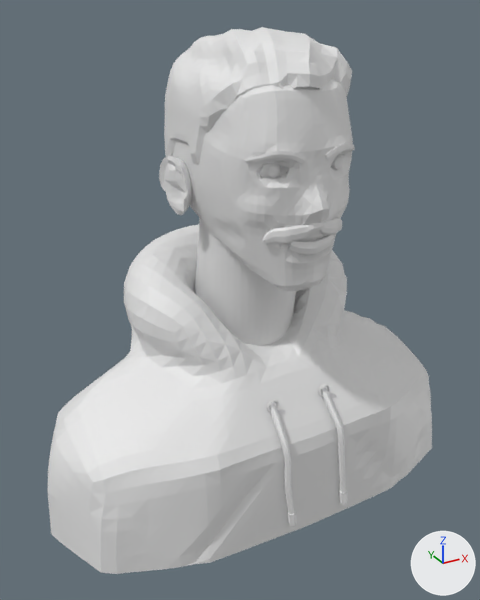
Two versions of the Blender file blender/dylan-bust.blend, one commit apart.
The view is the same before and after, from a 50 mm lens placed at (-0.317, -0.545, 0.122), pointed at (-0.013, 0.008, -0.154). Lighting does not change. The marker at lower right points along +X, +Y and +Z. The first picture is the older version.

Objects in the first picture: 'Brows', 'Drawstrings', 'Ears', 'Hair', 'Head', 'Hoodie', 'Moustache' and 2 more.
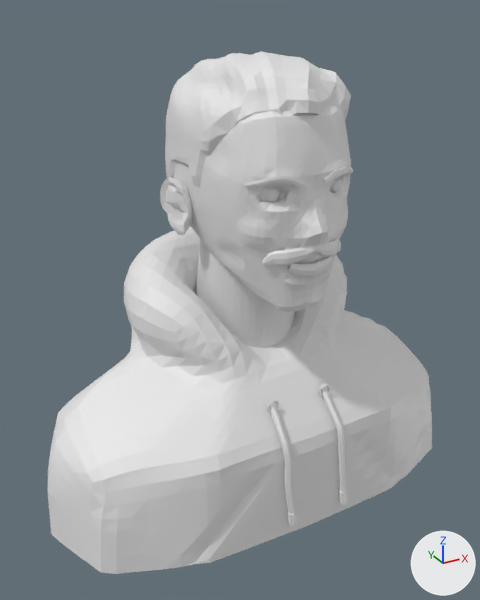
Changed parts and their boxes (x1, y1, x2, y2) in the pictures (480 x 600 px):
'Head', moved: before (173, 79, 353, 346); after (174, 104, 351, 348)
'Hair', moved: before (164, 27, 352, 166); after (165, 51, 351, 188)
'Moustache', moved: before (262, 217, 342, 244); after (262, 239, 341, 266)
'Ears', moved: before (159, 156, 192, 215); after (160, 177, 192, 235)

Patch to the scene script:
```diff
--- a/blender/dylan-bust.blend.py
+++ b/blender/dylan-bust.blend.py
@@ me_head @@
 # used by ob_head; location = (0.0, 0.0, 0.0)
-me_head.from_pydata(...)  # 3326 vertices, 3299 faces; spans x -0.068..0.068, y -0.111..0.107, z -0.24..0.087
+me_head.from_pydata(...)  # 3326 vertices, 3299 faces; spans x -0.068..0.068, y -0.111..0.107, z -0.26..0.067
+# me_head part 1: the whole mesh is moved by (0.0, 0.0, -0.02)
@@ me_ears @@
 # used by ob_ears; location = (0.0, 0.0, 0.0)
-me_ears.from_pydata(...)  # 286 vertices, 282 faces; spans x -0.088..0.088, y -0.002..0.031, z -0.055..0.0
+me_ears.from_pydata(...)  # 286 vertices, 282 faces; spans x -0.088..0.088, y -0.002..0.031, z -0.075..-0.02
+# me_ears part 2: the whole mesh is moved by (0.0, 0.0, -0.02)
@@ me_hair @@
 # used by ob_hair; location = (0.0, 0.0, 0.0)
-me_hair.from_pydata(...)  # 914 vertices, 872 faces; spans x -0.071..0.074, y -0.09..0.11, z -0.067..0.107
+me_hair.from_pydata(...)  # 914 vertices, 872 faces; spans x -0.071..0.074, y -0.09..0.11, z -0.087..0.087
+# me_hair part 3: the whole mesh is moved by (0.0, 0.0, -0.02)
@@ me_moustache @@
 # used by ob_moustache; location = (0.0, 0.0, 0.0)
-me_moustache.from_pydata(...)  # 202 vertices, 208 faces; spans x -0.0419..0.0418, y -0.1064..-0.0815, z -0.0606..-0.0424
+me_moustache.from_pydata(...)  # 202 vertices, 208 faces; spans x -0.0419..0.0418, y -0.1064..-0.0815, z -0.0806..-0.0624
+# me_moustache part 4: the whole mesh is moved by (0.0, 0.0, -0.02)
```
